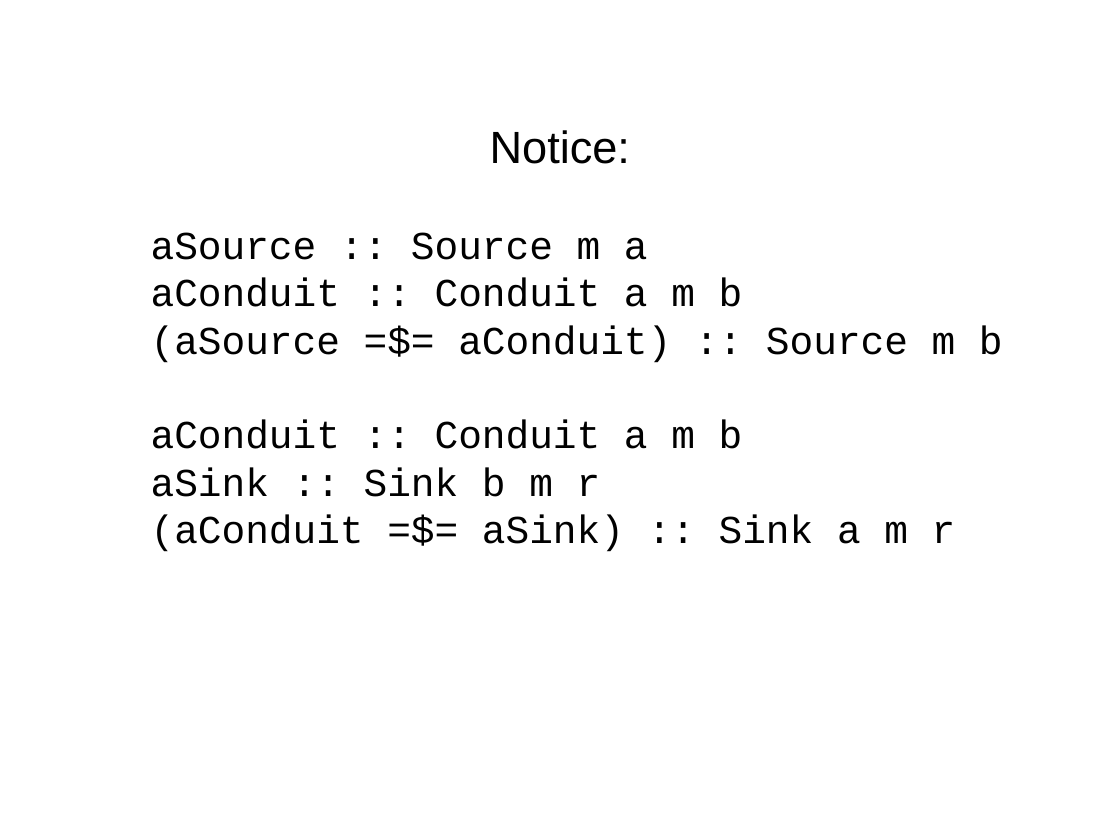
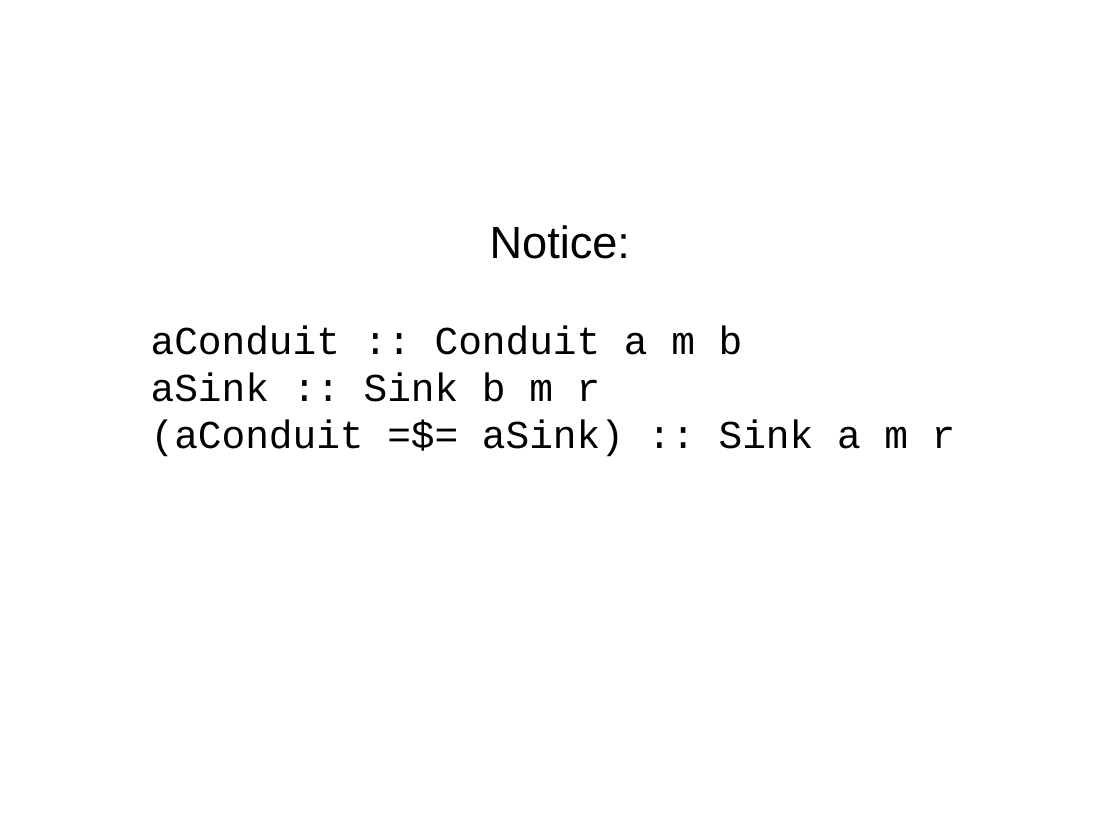
Before and after one commit to bhurt/presentations, a slide deck: slide 30 of conduits.odp (slide 29 before the commit). Drawn at 1120x840 pixels with LibreOffice and Linux fonts; fonts in the diff are those of the drawing. Boxes give left, top, right and bottom in pixels: in the first picture for what was removed or moved away, otherwise in the second. Text is boxed around its words. In the diff, an @@ line names an element or a change of style, - is before the commit and + after.

```diff
--- a/conduits.odp
+++ b/conduits.odp
@@ subtitle at (x1=151, y1=232, x2=1003, y2=363): paragraphs removed @@
-aSource :: Source m a
-aConduit :: Conduit a m b
-(aSource =$= aConduit) :: Source m b
```
Also in this commit, not shown: 2 slides added.
